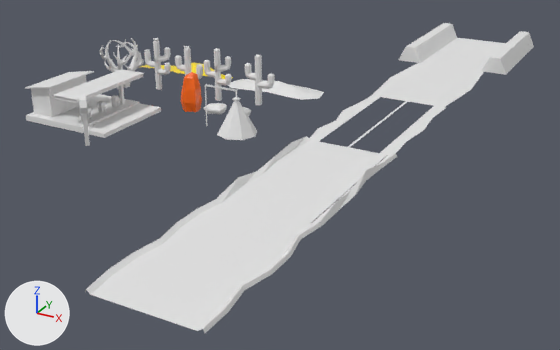
Renders of the Blender file assets/models/desert.blend from each side of a commit.
Both versions are drawn from a 50 mm camera at (34.7, -50.0, 34.4) aimed at (-13.0, 36.6, -8.9). Arrows for +X, +Y and +Z are at lower left; the lights stay in place.

Names of what the first picture shows: '0_gas_station', '2_dune', '2_shrub', '5_cactus.005', '5_cactus.006', '5_cactus.007', '5_cactus.008', 'border.001', 'border.003', 'border.004', 'road_part_a', 'road_part_b', 'road_part_c', 'road_part_d', 'road_part_transition', 'streetlamp_light'.
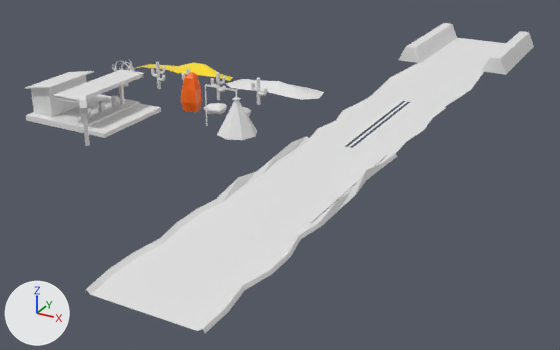
Commit message: went over level parts

Changed parts and their boxes (x1, y1, x2, y2) in the pictures (560 x 350 px; the box of a moved part takes in the faces that stretch with it):
'2_shrub', mesh rescaled (47% narrower, 46% shorter)
    before: (100, 38, 144, 89)
    after: (112, 60, 135, 87)
'5_cactus.008', mesh rescaled (46% narrower, 45% shorter)
    before: (144, 38, 171, 90)
    after: (151, 61, 165, 89)
'5_cactus.006', mesh rescaled (45% narrower, 46% shorter)
    before: (204, 48, 232, 101)
    after: (211, 72, 226, 100)
'5_cactus.005', mesh rescaled (45% narrower, 45% shorter)
    before: (245, 55, 275, 105)
    after: (251, 78, 267, 105)
'5_cactus.007', mesh rescaled
    before: (175, 46, 203, 79)
    after: (182, 69, 190, 81)
part 1 of me_road_002, moved or reshaped
    before: (312, 96, 380, 141)
    after: (312, 96, 402, 146)
part 2 of me_road_002, moved or reshaped
    before: (380, 106, 441, 155)
    after: (353, 102, 441, 155)

The change in detail:
me_road_002 has 12 vertices, 3 faces and spans x -5.0..5.0, y -10.0..10.0, z 0.0.
me_road_002 is used by ob_road_part_b; parent ob_parts; location (0.0, 40.0, 0.0).
Part 1, on me_road_002:
Vertex 4 of me_road_002 moves from (-4.0, -10.0, 0.0) at pixel (318, 141) to (-0.5, -10.0, 0.0) at pixel (344, 146).
Vertex 7 of me_road_002 moves from (-4.0, 10.0, 0.0) at pixel (380, 97) to (-0.5, 10.0, 0.0) at pixel (403, 100).
Part 2, on me_road_002:
Vertex 5 of me_road_002 moves from (4.0, -10.0, 0.0) at pixel (379, 153) to (0.5, -10.0, 0.0) at pixel (352, 148).
Vertex 6 of me_road_002 moves from (4.0, 10.0, 0.0) at pixel (434, 105) to (0.5, 10.0, 0.0) at pixel (410, 101).
me_circle has 185 vertices, 201 faces and spans x -2.12..2.49, y -0.49..0.49, z 0.0..7.08.
me_circle is used by ob_5_cactus_005; parent ob_props; location (-17.6, 38.82, 0.0).
me_circle part 3: the whole mesh is scaled about the mesh origin by 0.544.
me_circle_001 has 261 vertices, 290 faces and spans x -2.22..2.2, y -0.45..1.52, z 0.0..7.41.
me_circle_001 is used by ob_5_cactus_006; parent ob_props; location (-23.6, 37.85, 0.0).
me_circle_001 part 4: the whole mesh is scaled about the mesh origin by 0.544.
me_circle_004 has 353 vertices, 349 faces and spans x -2.09..2.45, y -0.48..0.48, z 0.0..7.12.
me_circle_004 is used by ob_5_cactus_007; parent ob_props; location (-28.6, 37.82, 0.0).
me_circle_004 part 5: the whole mesh is scaled about the mesh origin by 0.544.
me_circle_005 has 513 vertices, 512 faces and spans x -2.21..2.2, y -0.45..1.52, z 0.0..7.55.
me_circle_005 is used by ob_5_cactus_008; parent ob_props; location (-34.07, 37.95, 0.0).
me_circle_005 part 6: the whole mesh is scaled about the mesh origin by 0.544.
me_cube_001 has 512 vertices, 504 faces and spans x -3.38..2.64, y -2.88..3.76, z -0.28..6.53.
me_cube_001 is used by ob_2_shrub; parent ob_props; location (-39.6, 37.1, 0.0).
me_cube_001 part 7: the whole mesh is scaled about the mesh origin by 0.544.
